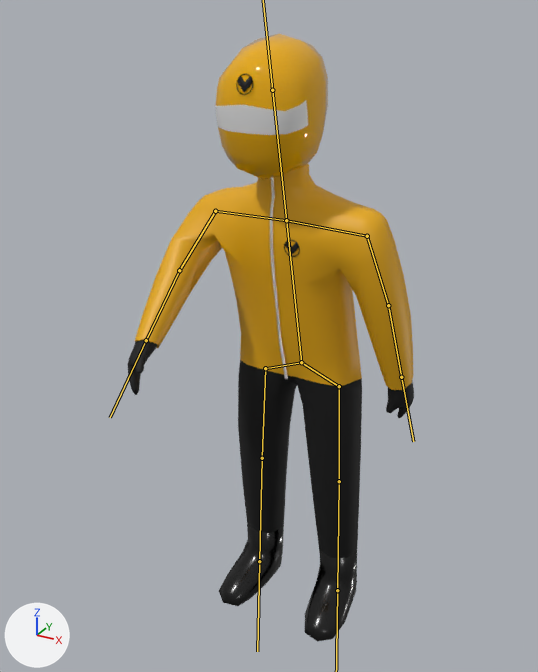
Renders of the FBX model Assets/Models/Enemy/enemy.fbx from each side of a commit.
One viewpoint serves both versions: a camera (50 mm lens) standing at (0.887, -1.793, 0.98) and looking at (-0.051, -0.087, 0.128). The lights are fixed; the arrows at lower left show +X, +Y and +Z. Both versions are drawn at frame 13 of the action 'Attack'; the numbers are the values there. The bones that bend it are drawn over the model as lines.

In view in the first picture: 'Clothes', 'Glass', 'Gloves', 'Helmet', 'Icon', 'Icon.001', 'Shoes', 'Zip lock'.
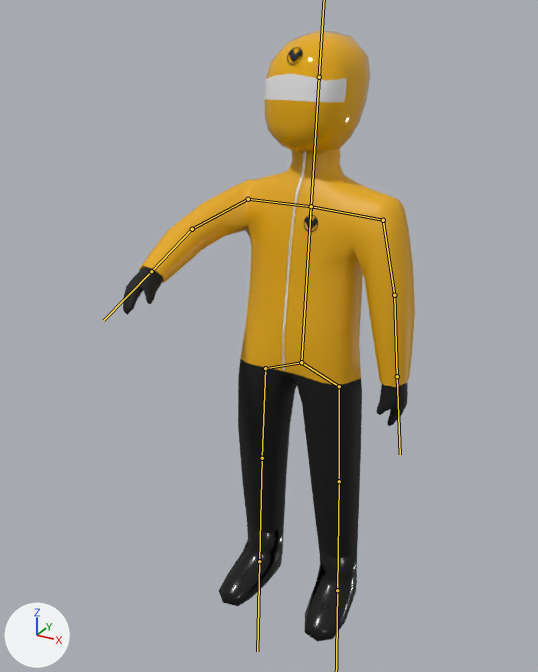
Boxes [x1, y1, x2, y2] around the edits, measured in the pictures (538 x 672 px):
'Clothes', posed
    before: [135, 163, 413, 558]
    after: [139, 149, 415, 558]
'Helmet', posed (6% narrower, 15% shorter)
    before: [215, 34, 328, 179]
    after: [264, 30, 370, 153]
'Glass', posed
    before: [215, 101, 308, 135]
    after: [264, 73, 347, 102]
'Gloves', posed (103% taller)
    before: [127, 340, 414, 418]
    after: [123, 267, 408, 426]
'Zip lock', posed (37% wider, 9% taller)
    before: [270, 179, 288, 379]
    after: [282, 152, 307, 370]
'Icon.001', posed (11% narrower, 14% shorter)
    before: [236, 74, 253, 95]
    after: [287, 47, 302, 65]
bone 'Spine', root to tip
    before: (301, 362) to (286, 220)
    after: (301, 362) to (311, 206)
bone 'UpperArm.r', root to tip
    before: (215, 211) to (179, 270)
    after: (248, 199) to (192, 229)
bone 'LowerArm.r', root to tip
    before: (179, 270) to (146, 340)
    after: (192, 229) to (151, 271)

The change, as a list of edits to the scene's bpy script:
```text
Change bone_spine:
    where bone_spine = bpy.data.objects['Арматура'].pose.bones['Spine']
    bone_spine.rotation_quaternion: (0.994, 0.102, -0.034, 0.004) -> (0.994, -0.055, -0.096, 0.011)  # degrees (12, -4, 0) -> degrees (-6, -11, 2)
Change bone_upperarm_r:
    where bone_upperarm_r = bpy.data.objects['Арматура'].pose.bones['UpperArm.r']  # child of 'Shoulder.r'
    bone_upperarm_r.rotation_quaternion: (0.835, 0.434, 0.295, 0.166) -> (0.772, 0.397, -0.379, -0.319)  # degrees (61, 20, 35) -> degrees (65, -19, -57)
Change bone_lowerarm_r:
    where bone_lowerarm_r = bpy.data.objects['Арматура'].pose.bones['LowerArm.r']  # child of 'UpperArm.r'
    bone_lowerarm_r.rotation_quaternion: (0.949, 0.016, -0.31, 0.054) -> (0.965, 0.261, 0.0, 0.0)  # degrees (0, -36, 7) -> degrees (30, 0, 0)
```
